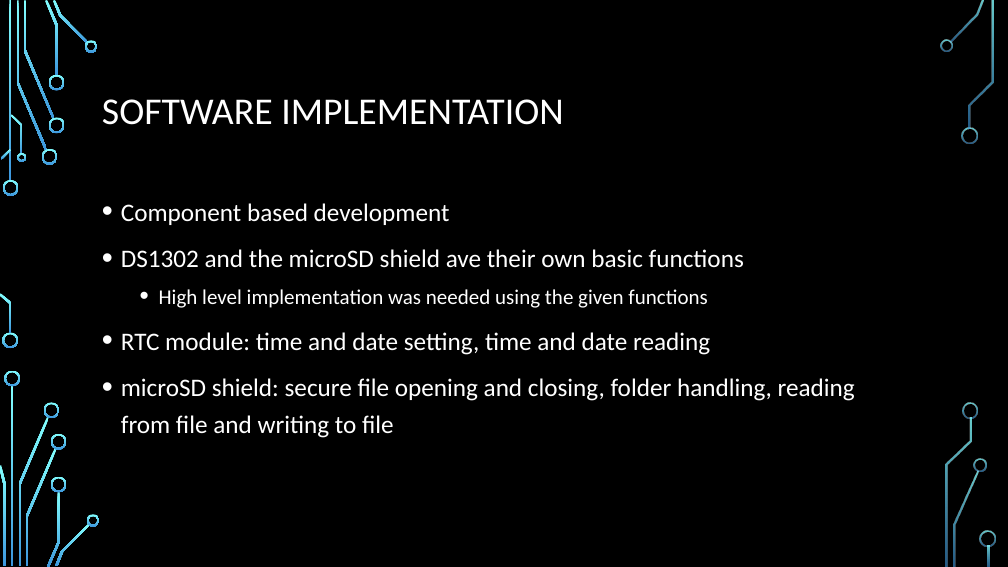
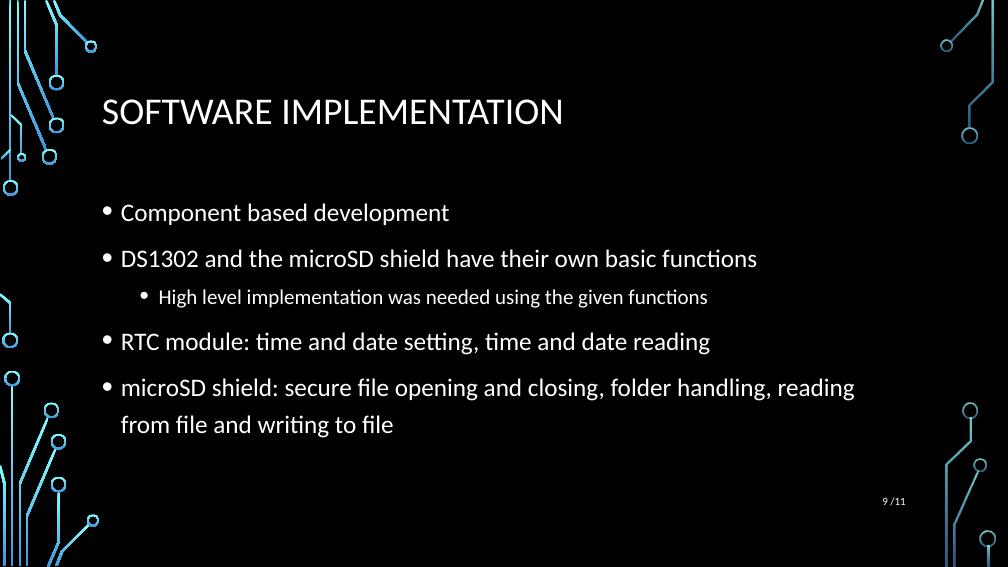
Before and after one commit to tdomi/Onlab, a slide deck: slide 9 of RHNFAE_onlab.pptx. Drawn at 1008x567 pixels with LibreOffice and Linux fonts; fonts in the diff are those of the drawing; background and template pictures are left out. Boxes give left, top, right and bottom in pixels: in the first picture for what was removed or moved away, otherwise in the second. Text is boxed around its words. In the diff, an @@ line names an element or a change of style, - is before the commit and + after.

```diff
--- a/RHNFAE_onlab.pptx
+++ b/RHNFAE_onlab.pptx
@@ text at [121, 249, 757, 268]: text changed @@
-• DS1302 and the microSD shield ave their own basic functions
+• DS1302 and the microSD shield have their own basic functions
@@ page number added at [882, 497, 905, 506], 10.5 pt, text #FFFFFF @@
+9 /11
```
Also in this commit, not shown: 10 other slides changed, 1 other file.
